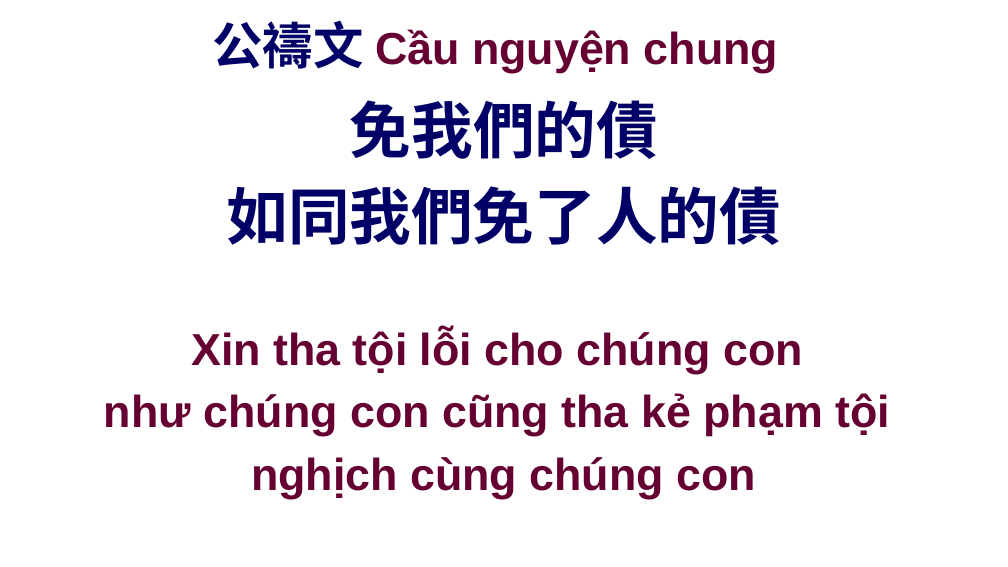
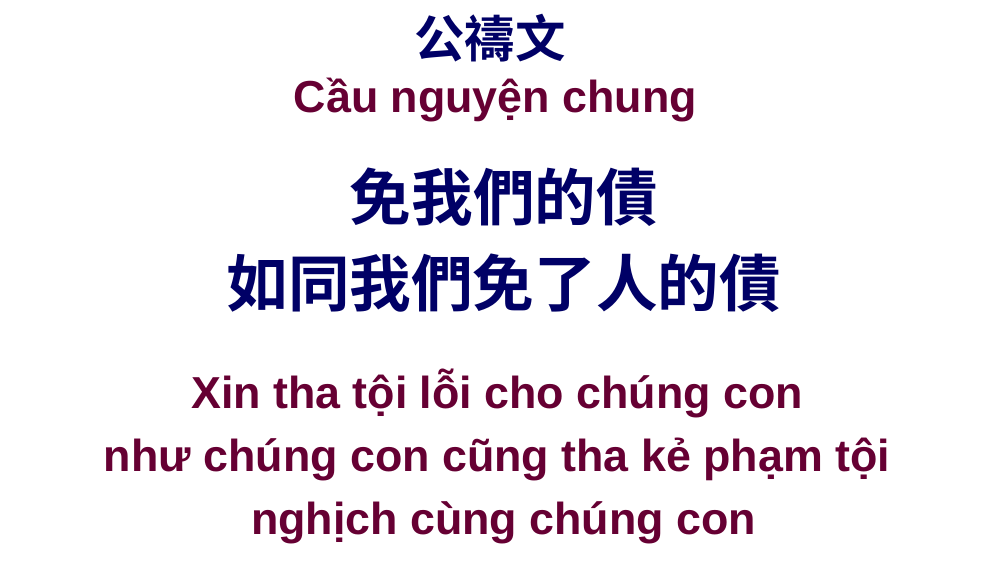
Before and after one commit to batisuoc/other-ppts, a slide deck: slide 24 of 聯合崇拜流程.pptx. Drawn at 1008x567 pixels with LibreOffice and Linux fonts; fonts in the diff are those of the drawing; background and template pictures are left out. Boxes give left, top, right and bottom in pixels: in the first picture for what was removed or moved away, otherwise in the second. Text is boxed around its words. In the diff, an @@ line names an element or a change of style, - is before the commit and + after.

```diff
--- a/聯合崇拜流程.pptx
+++ b/聯合崇拜流程.pptx
@@ title "公禱文 Cầu nguyện chung" rewrapped from (212, 21, 778, 73) to (294, 14, 696, 121) @@
@@ text "免我們的債" at (227, 167, 781, 312): vertical alignment top to middle @@
@@ text "免我們的債": place and size @@
-text "免我們的債" at (227, 100, 781, 245)
+text "免我們的債" at (227, 167, 781, 312)
@@ text "Xin tha tội lỗi cho ...": place and size @@
-text "Xin tha tội lỗi cho ..." at (104, 330, 890, 499)
+text "Xin tha tội lỗi cho ..." at (104, 373, 890, 543)
@@ text "Xin tha tội lỗi cho ..." at (104, 373, 890, 543): vertical alignment top to middle @@
```
Also in this commit, not shown: 17 other slides changed, 3 other files.
